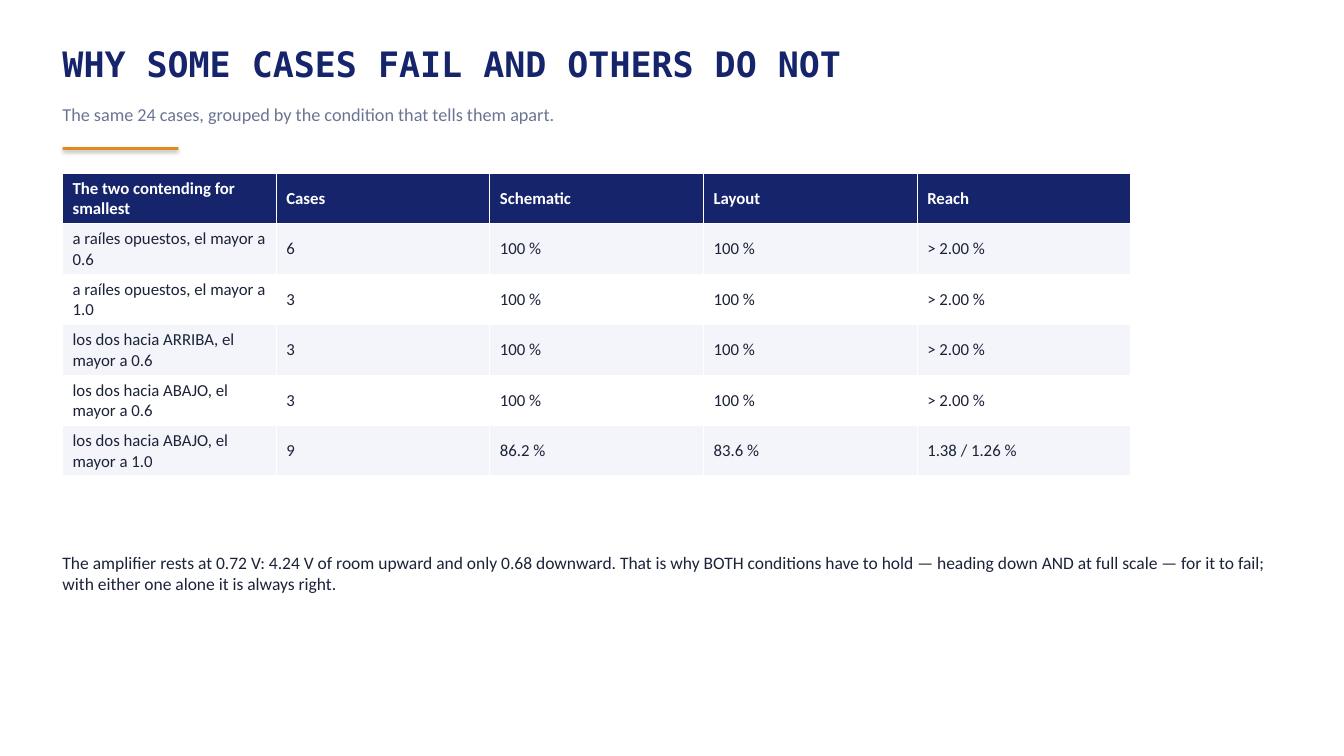
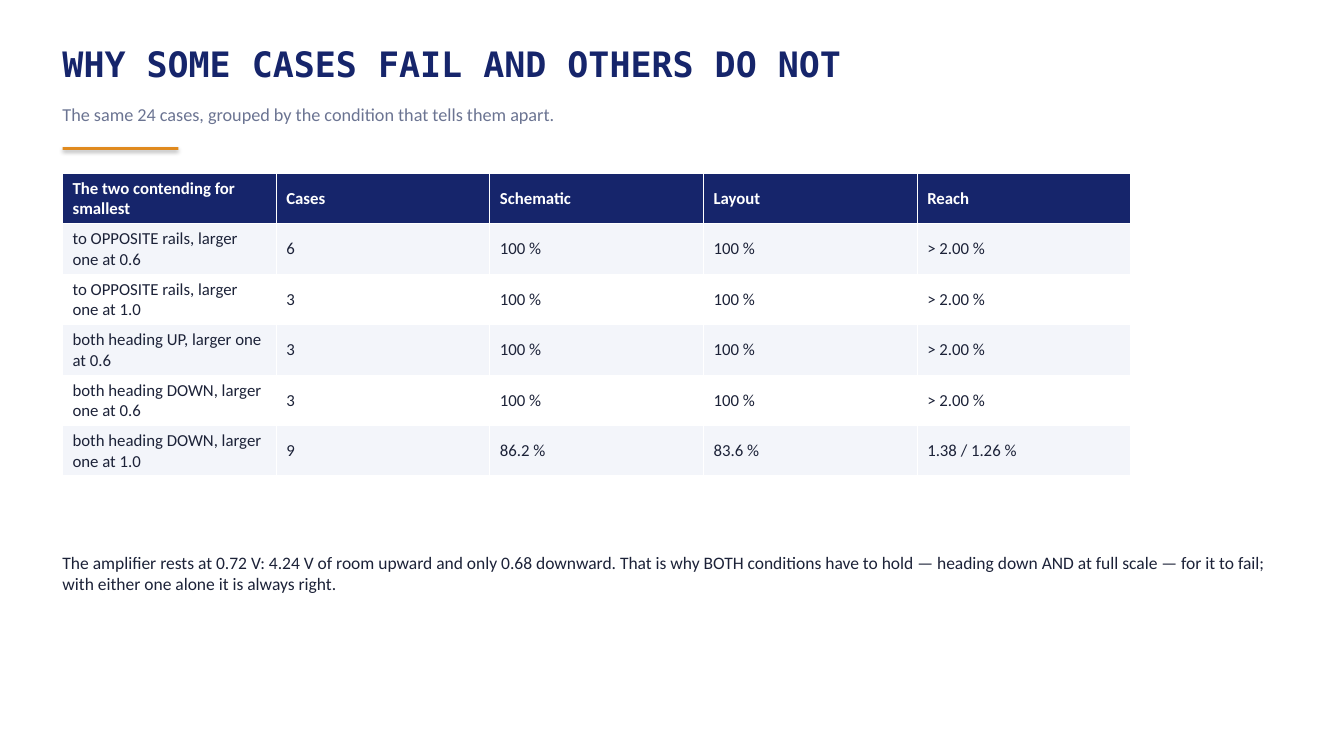
Before and after one commit to AnBuiUCI/sscs-2026-zotnetic, a slide deck: slide 39 of FINAL/reportes/reporte_zotnetic_EN.pptx. Drawn at 1344x756 pixels with LibreOffice and Linux fonts; fonts in the diff are those of the drawing. Boxes give left, top, right and bottom in pixels: in the first picture for what was removed or moved away, otherwise in the second. Text is boxed around its words. In the diff, an @@ line names an element or a change of style, - is before the commit and + after.

```diff
--- a/FINAL/reportes/reporte_zotnetic_EN.pptx
+++ b/FINAL/reportes/reporte_zotnetic_EN.pptx
@@ table at [63, 173, 1131, 471] @@
-row 2, column 1: a raíles opuestos, el mayor a 0.6
+row 2, column 1: to OPPOSITE rails, larger one at 0.6
-row 3, column 1: a raíles opuestos, el mayor a 1.0
+row 3, column 1: to OPPOSITE rails, larger one at 1.0
-row 4, column 1: los dos hacia ARRIBA, el mayor a 0.6
+row 4, column 1: both heading UP, larger one at 0.6
-row 5, column 1: los dos hacia ABAJO, el mayor a 0.6
+row 5, column 1: both heading DOWN, larger one at 0.6
-row 6, column 1: los dos hacia ABAJO, el mayor a 1.0
+row 6, column 1: both heading DOWN, larger one at 1.0
```
Also in this commit, not shown: 3 other slides changed, 1 slide removed, 6 other files.
